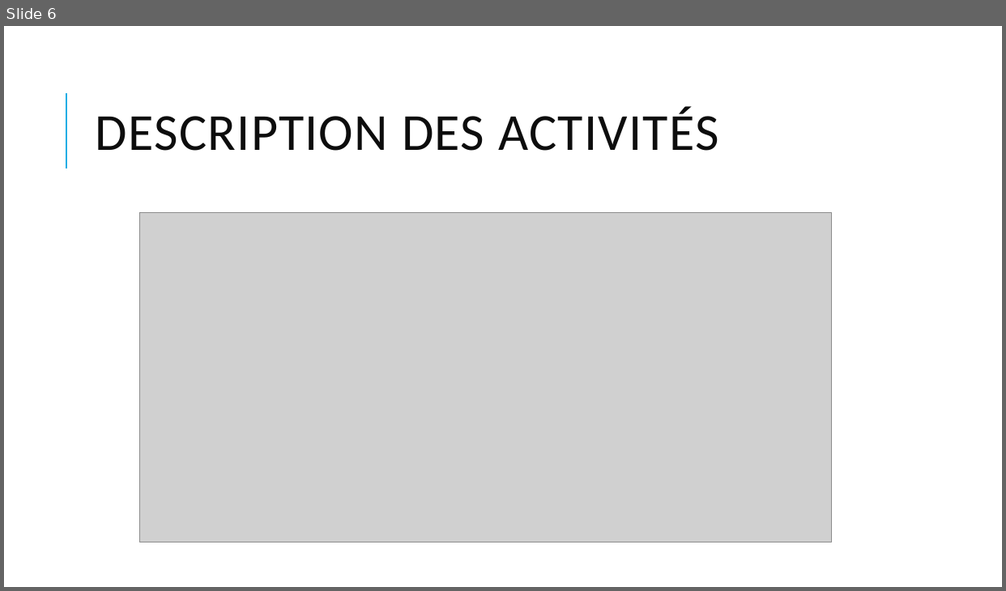
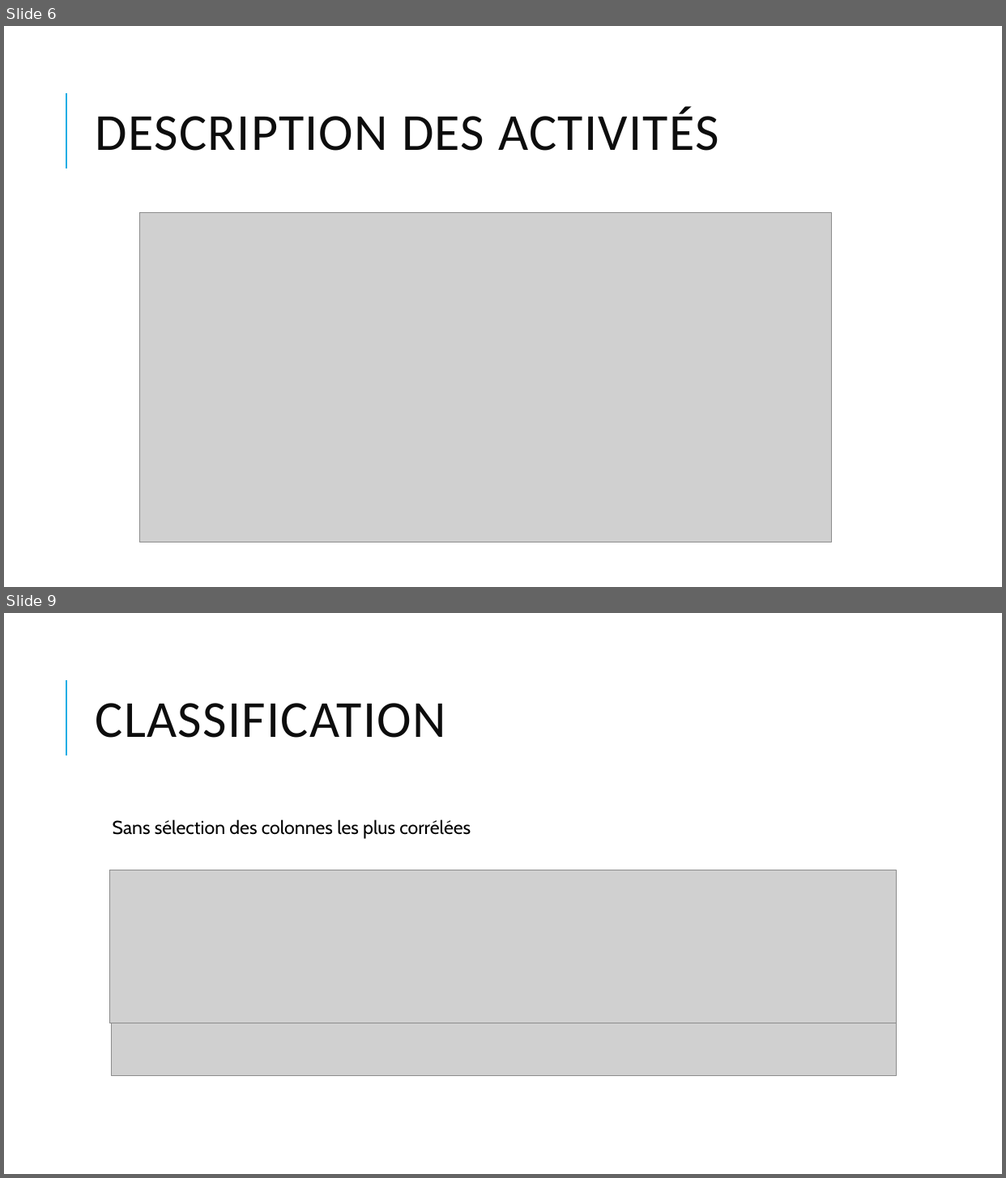
Before and after one commit to HugoLabedade/ml_france_travail, a slide deck: France travail.pptx. Shown one above the other, each under a label of ours: slide 6 before the commit, slides 6 and 9 after it; the slides between them are not shown. The pictures are 1006x591 and 1006x1178 pixels, drawn with LibreOffice and Linux fonts; fonts in the diff are those of the drawing; grey boxes stand for pictures. Boxes give left, top, right and bottom in pixels: in the first picture for what was removed or moved away, otherwise in the second. Text is boxed around its words. In the diff, an @@ line names an element or a change of style, - is before the commit and + after.

```diff
--- a/France travail.pptx
+++ b/France travail.pptx
@@ slide 9 added at <box>4,613,1002,1174</box>, background #FFFFFF; not listed: 1 template element that a slide beside it also shows @@
@@ title added at <box>96,703,446,738</box>, 50 pt, text #0D0D0D @@
+CLASSIFICATION
@@ text added at <box>113,820,471,839</box>, 18 pt, text #000000 @@
+Sans sélection des colonnes les plus corrélées
@@ picture added at <box>109,871,897,1024</box> @@
@@ picture added at <box>111,1024,897,1076</box> @@
```
Also in this commit, not shown: 1 slide changed, 3 other slides added, 1 slide removed.
